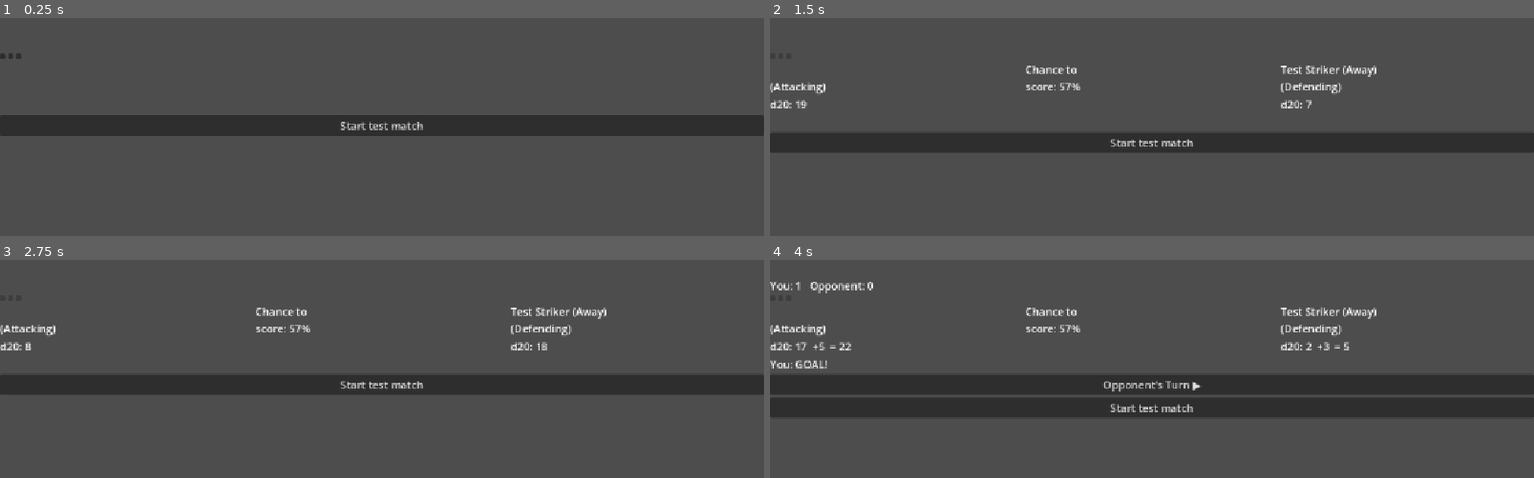
Above: before the commit, frames 1-4 (two rows, left to right).
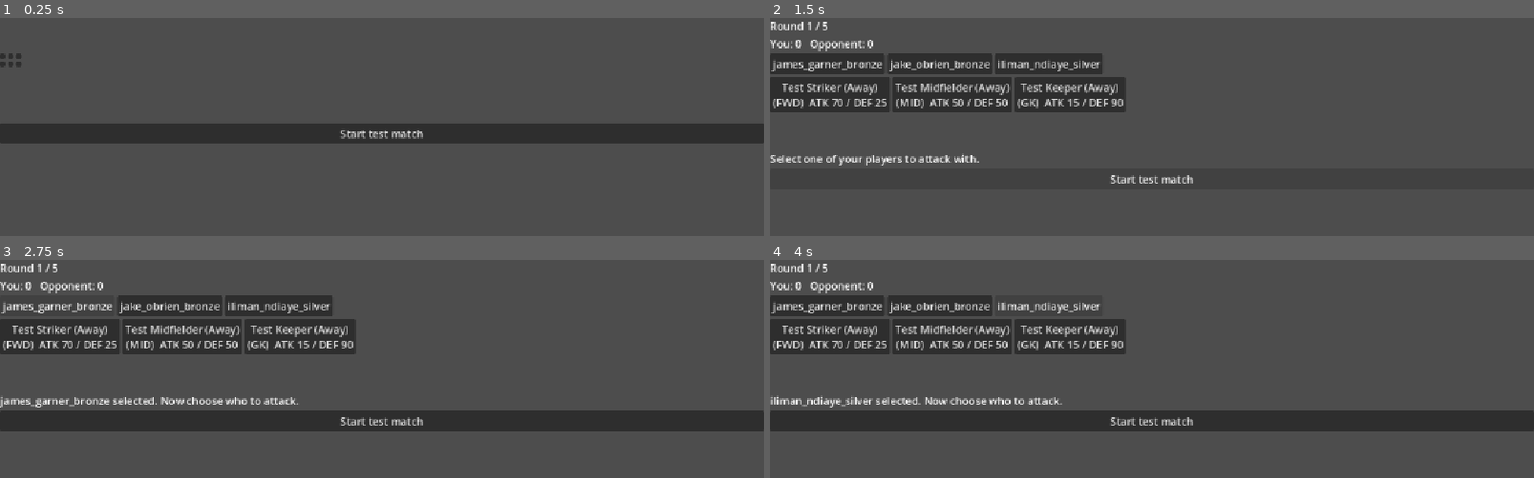
Above: after the commit, the same moments.

Repository: pauleverton/card-collection-test
Game: Godot game, scene res://Battle/battle.tscn
Two runs of this game, one before a commit and one after it. Both use one fixed random seed, a clock stepped at 60 frames per second and the inputs below. This scene is started directly instead of the project's main scene.
Inputs (mouse positions are in pixels of both pictures, inside the frame that each line leads up to):
- Up to frame 1 (0.25 s): no input
- Up to frame 2 (1.5 s): click (770, 57) at 0.52 s; click (1152, 142) at 1.25 s, where only the run before the commit has a clickable "Take shot!"
- Up to frame 3 (2.75 s): click (61, 305) at 2 s, where only the run after the commit has a clickable "james_garner_bronze"
- Up to frame 4 (4 s): click (938, 305) at 2.75 s, where only the run after the commit has a clickable "jake_obrien_bronze"; click (1052, 305) at 3.5 s, where only the run after the commit has a clickable "iliman_ndiaye_silver"

The runs differ from the first frame. In frame 1, 7.8% of the frame differs, in the area x 0-100%, y 20-58%; in frame 2, 21%; in frame 3, 29%; in frame 4, 30%, in the area x 0-100%, y 1-79%.
Error before the commit: Out of bounds get index '0' (on base: 'Array[String]') (res://Battle/battle_manager.gd:67)

Commit message:
updated battle

Diff:
--- a/Battle/battle.gd
+++ b/Battle/battle.gd
@@ -1,24 +1,27 @@
 extends Control
 
-## Test harness for BattleManager, with a home vs away layout: YOUR squad
-## always sits in the left column, the OPPONENT always in the right —
-## regardless of who's attacking or defending in a given exchange. Each
-## column shows its card's role ("Attacking"/"Defending") for that exchange
-## instead of names swapping sides.
-##
-## Round flow, player-paced:
-##   1. See the full opponent squad (name + stats) and pick a target
-##   2. Matchup panel fills in: your card (left) vs their card (right),
-##      each labelled with its role this exchange, chance in the middle
-##   3. Press "Take Shot!" -> both dice spin in their own column -> settle
-##   4. Press "Opponent's Turn" -> same panel, roles reversed -> dice -> settle
+## Test harness for BattleManager, with full player control over both
+## selections each round:
+##   1. Pick one of YOUR cards to attack with (PlayerRow)
+##   2. Pick one of THEIR cards to target (OpponentRow)
+##   3. Matchup panel fills in (home vs away, fixed columns), Take Shot
+##      spins both dice and reveals
+##   4. Press "Opponent's Turn" for their (AI-controlled) mirrored reply
 ##   5. Press "Next Round" to continue
 ##
-## DEBUG_MODE registers a small set of clearly-named Home/Away test cards at
-## runtime (not saved to card_database.tres) so squads are easy to tell apart
-## while testing. Set DEBUG_MODE = false and this reverts to real squads.
+## DEBUG_MODE registers clearly-named fake AWAY (opponent) cards at runtime
+## so the two squads are easy to tell apart while testing — your squad
+## (player_squad) stays your real cards throughout. Set DEBUG_MODE = false
+## once real opponent squad generation is ready.
 
 const DEBUG_MODE := true
+
+# Your real squad — swap for actual squad-builder output once that's ready.
+const REAL_PLAYER_SQUAD: Array[String] = [
+	"james_garner_bronze",
+	"jake_obrien_bronze",
+	"iliman_ndiaye_silver"
+]
 
 @onready var battle_manager: BattleManager = $BattleManager
 @onready var round_label: Label = $VBoxContainer/RoundLabel
@@ -28,6 +31,11 @@
 @onready var take_shot_button: Button = $VBoxContainer/TakeShotButton
 @onready var opponent_turn_button: Button = $VBoxContainer/OpponentTurnButton
 @onready var next_round_button: Button = $VBoxContainer/NextRoundButton
+@onready var player_buttons: Array[Button] = [
+	$VBoxContainer/PlayerRow/Button1,
+	$VBoxContainer/PlayerRow/Button2,
+	$VBoxContainer/PlayerRow/Button3
+]
 @onready var opponent_buttons: Array[Button] = [
 	$VBoxContainer/OpponentRow/Button1,
 	$VBoxContainer/OpponentRow/Button2,
@@ -49,12 +57,14 @@
 
 var player_squad: Array[String] = []
 var opponent_squad: Array[String] = []
+var selected_attacker_id: String = ""
 var selected_defender_id: String = ""
 var _last_shot: Dictionary = {}
 
 
 func _ready() -> void:
-	_setup_debug_cards()
+	player_squad = REAL_PLAYER_SQUAD.duplicate()
+	_setup_debug_opponent_cards()
 
 	battle_manager.shot_resolved.connect(_on_shot_resolved)
 	battle_manager.round_started.connect(_on_round_started)
@@ -65,6 +75,8 @@
 	opponent_turn_button.pressed.connect(_on_opponent_turn_pressed)
 	next_round_button.pressed.connect(_on_next_round_pressed)
 
+	for i in range(player_buttons.size()):
+		player_buttons[i].pressed.connect(_on_player_button_pressed.bind(i))
 	for i in range(opponent_buttons.size()):
 		opponent_buttons[i].pressed.connect(_on_opponent_button_pressed.bind(i))
 
@@ -77,28 +89,20 @@
 	next_round_button.visible = false
 
 
-## Registers clearly-named, clearly-different Home/Away test cards at
-## runtime so the two squads are never confusingly similar while debugging.
-## Doesn't touch card_database.tres — safe to delete this whole function
-## (and DEBUG_MODE) once real squad-building is wired up.
-func _setup_debug_cards() -> void:
+## Registers clearly-named fake AWAY test cards at runtime so the opposition
+## is obviously distinct from your real squad while debugging. Doesn't touch
+## card_database.tres, and doesn't affect player_squad at all — that stays
+## your real cards. Safe to delete this function (and DEBUG_MODE) once real
+## opponent squad generation is wired up.
+func _setup_debug_opponent_cards() -> void:
 	if not DEBUG_MODE:
 		return
 
-	var home_data := [
-		{"id": "debug_home_striker", "name": "Test Striker (Home)", "position": "FWD", "attack": 80, "defense": 30},
-		{"id": "debug_home_mid", "name": "Test Midfielder (Home)", "position": "MID", "attack": 55, "defense": 55},
-		{"id": "debug_home_keeper", "name": "Test Keeper (Home)", "position": "GK", "attack": 10, "defense": 85},
-	]
 	var away_data := [
 		{"id": "debug_away_striker", "name": "Test Striker (Away)", "position": "FWD", "attack": 70, "defense": 25},
 		{"id": "debug_away_mid", "name": "Test Midfielder (Away)", "position": "MID", "attack": 50, "defense": 50},
 		{"id": "debug_away_keeper", "name": "Test Keeper (Away)", "position": "GK", "attack": 15, "defense": 90},
 	]
-
-	player_squad.clear()
-	for data in home_data:
-		player_squad.append(_register_debug_card(data))
 
 	opponent_squad.clear()
 	for data in away_data:
@@ -128,14 +132,26 @@
 	if not DEBUG_MODE:
 		opponent_squad = SquadGenerator.generate_random_squad(3)
 
+	selected_attacker_id = ""
+	selected_defender_id = ""
+	_refresh_player_buttons()
 	_refresh_opponent_buttons()
 	_clear_matchup_panel()
-	result_label.text = "Match started! Pick a target."
+	result_label.text = "Select one of your players to attack with."
 	score_label.text = "You: 0   Opponent: 0"
 	take_shot_button.visible = false
 	opponent_turn_button.visible = false
 	next_round_button.visible = false
 	battle_manager.start_match(player_squad, opponent_squad)
+
+
+func _refresh_player_buttons() -> void:
+	for i in range(player_buttons.size()):
+		if i < player_squad.size():
+			player_buttons[i].text = _card_display_text(player_squad[i])
+			player_buttons[i].disabled = false
+		else:
+			player_buttons[i].disabled = true
 
 
 ## Shows each opponent card's name and stats right on the button, so you can
@@ -157,18 +173,33 @@
 	return "%s\n(%s)  ATK %d / DEF %d" % [name, card.position, card.attack, card.defense]
 
 
-# --- Player's turn ---
+# --- Player's turn: pick attacker, then pick target ---
+
+func _on_player_button_pressed(index: int) -> void:
+	if index >= player_squad.size():
+		return
+
+	selected_attacker_id = player_squad[index]
+	selected_defender_id = ""
+	take_shot_button.visible = false
+	chance_label.text = ""
+	result_label.text = "%s selected. Now choose who to attack." % _display_name(selected_attacker_id)
+
 
 func _on_opponent_button_pressed(index: int) -> void:
+	if selected_attacker_id == "":
+		result_label.text = "Choose one of your players first!"
+		return
 	if index >= opponent_squad.size():
 		return
 
 	selected_defender_id = opponent_squad[index]
+	for btn in player_buttons:
+		btn.disabled = true
 	for btn in opponent_buttons:
 		btn.disabled = true
 
-	var attacker_id := battle_manager.get_current_player_shooter()
-	_show_matchup(attacker_id, "Attacking", selected_defender_id, "Defending")
+	_show_matchup(selected_attacker_id, "Attacking", selected_defender_id, "Defending")
 
 	result_label.text = ""
 	take_shot_button.visible = true
@@ -179,7 +210,7 @@
 	take_shot_button.disabled = true
 	take_shot_button.visible = false
 
-	battle_manager.resolve_player_shot(selected_defender_id)
+	battle_manager.resolve_player_shot(selected_attacker_id, selected_defender_id)
 	await _animate_dual_roll()
 	_reveal_last_shot()
 
@@ -189,7 +220,7 @@
 	opponent_turn_button.disabled = false
 
 
-# --- Opponent's turn (separate phase, player-initiated) ---
+# --- Opponent's turn (separate phase, AI-controlled, player-initiated) ---
 
 func _on_opponent_turn_pressed() -> void:
 	opponent_turn_button.disabled = true
@@ -214,9 +245,12 @@
 func _on_next_round_pressed() -> void:
 	next_round_button.disabled = true
 	next_round_button.visible = false
+	selected_attacker_id = ""
+	selected_defender_id = ""
 	_clear_matchup_panel()
-	result_label.text = ""
+	result_label.text = "Select one of your players to attack with."
 	battle_manager.advance_round()
+	_refresh_player_buttons()
 	_refresh_opponent_buttons()
 
 
@@ -320,8 +354,17 @@
 
 
 func _on_match_ended(player_goals: int, opponent_goals: int, player_won: bool) -> void:
-	var verdict := "You win!" if player_won else "You lose."
+	var verdict: String
+	if player_goals == opponent_goals:
+		verdict = "It's a draw."
+	elif player_won:
+		verdict = "You win!"
+	else:
+		verdict = "You lose."
+
 	result_label.text += "\n\nMATCH OVER — %s (%d-%d)" % [verdict, player_goals, opponent_goals]
+	for btn in player_buttons:
+		btn.disabled = true
 	for btn in opponent_buttons:
 		btn.disabled = true
 	take_shot_button.visible = false
--- a/Battle/battle.tscn
+++ b/Battle/battle.tscn
@@ -27,6 +27,18 @@
 layout_mode = 2
 
 [node name="ScoreLabel" type="Label" parent="VBoxContainer" unique_id=740790442]
+layout_mode = 2
+
+[node name="PlayerRow" type="HBoxContainer" parent="VBoxContainer" unique_id=2125730493]
+layout_mode = 2
+
+[node name="Button1" type="Button" parent="VBoxContainer/PlayerRow" unique_id=1448181461]
+layout_mode = 2
+
+[node name="Button2" type="Button" parent="VBoxContainer/PlayerRow" unique_id=2022956677]
+layout_mode = 2
+
+[node name="Button3" type="Button" parent="VBoxContainer/PlayerRow" unique_id=896357034]
 layout_mode = 2
 
 [node name="OpponentRow" type="HBoxContainer" parent="VBoxContainer" unique_id=1983047333]
--- a/Battle/battle_manager.gd
+++ b/Battle/battle_manager.gd
@@ -33,8 +33,7 @@
 var player_goals: int = 0
 var opponent_goals: int = 0
 var current_round: int = 0
-var player_shooter_index: int = 0         # cycles through player_squad
-var opponent_shooter_index: int = 0       # cycles through opponent_squad
+var opponent_shooter_index: int = 0       # opponent still auto-cycles (AI-controlled)
 var match_over: bool = false
 
 ## Boss-fight rules for this match, e.g. "midfield attack halved". Empty for
@@ -51,7 +50,6 @@
 	player_goals = 0
 	opponent_goals = 0
 	current_round = 0
-	player_shooter_index = 0
 	opponent_shooter_index = 0
 	match_over = false
 	_begin_round()
@@ -62,20 +60,15 @@
 	round_started.emit(current_round)
 
 
-## Whichever of the player's cards is up to shoot this round.
-func get_current_player_shooter() -> String:
-	return player_squad[player_shooter_index]
-
-
 ## Whichever of the opponent's cards is up to shoot this round.
 func get_current_opponent_shooter() -> String:
 	return opponent_squad[opponent_shooter_index]
 
 
 ## Lets the UI reveal who the AI is about to target BEFORE rolling, mirroring
-## preview_chance() for the player. As targeting difficulty scales up later,
-## swap the logic in _opponent_pick_target() — this (and resolve_opponent_shot)
-## will automatically reflect whatever it decides.
+## the player's own target-preview step. As targeting difficulty scales up
+## later, swap the logic in _opponent_pick_target() — this (and
+## resolve_opponent_shot) will automatically reflect whatever it decides.
 func preview_opponent_target() -> String:
 	return _opponent_pick_target()
 
@@ -84,27 +77,19 @@
 	return calculate_goal_chance(get_current_opponent_shooter(), preview_opponent_target())
 
 
-## Lets the UI show a chance % BEFORE committing to the roll. Doesn't touch
-## any state — safe to call repeatedly if the player changes their target.
-func preview_chance(defender_id: String) -> int:
-	return calculate_goal_chance(get_current_player_shooter(), defender_id)
-
-
-## Resolves ONLY the player's shot (rolls both dice, updates score, emits
-## shot_resolved). Does NOT trigger the opponent's turn — call
-## resolve_opponent_shot() separately once the UI has shown this result.
-func resolve_player_shot(defender_id: String) -> bool:
+## Resolves the player's shot: attacker_id is whichever of the player's cards
+## THEY chose to attack with, defender_id is whichever opponent card they
+## chose to target. Rolls both dice, updates score, emits shot_resolved.
+## Does NOT trigger the opponent's turn — call resolve_opponent_shot()
+## separately once the UI has shown this result.
+func resolve_player_shot(attacker_id: String, defender_id: String) -> bool:
 	if match_over:
 		push_warning("BattleManager: match already over, ignoring shot")
 		return false
 
-	var attacker_id := get_current_player_shooter()
 	var scored := _resolve_shot(attacker_id, defender_id, true)
-
 	if scored:
 		player_goals += 1
-
-	player_shooter_index = (player_shooter_index + 1) % player_squad.size()
 	return scored
 
 
